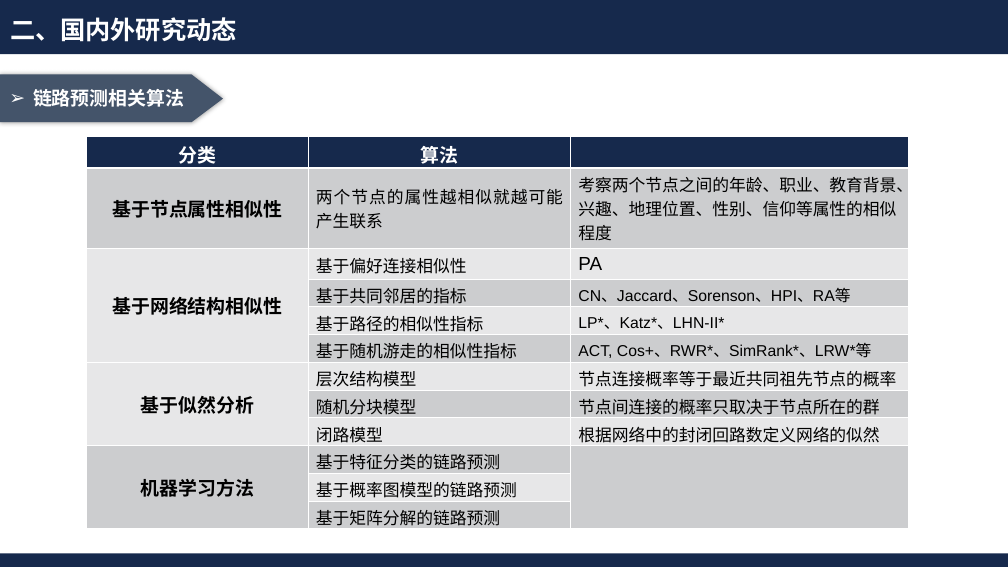
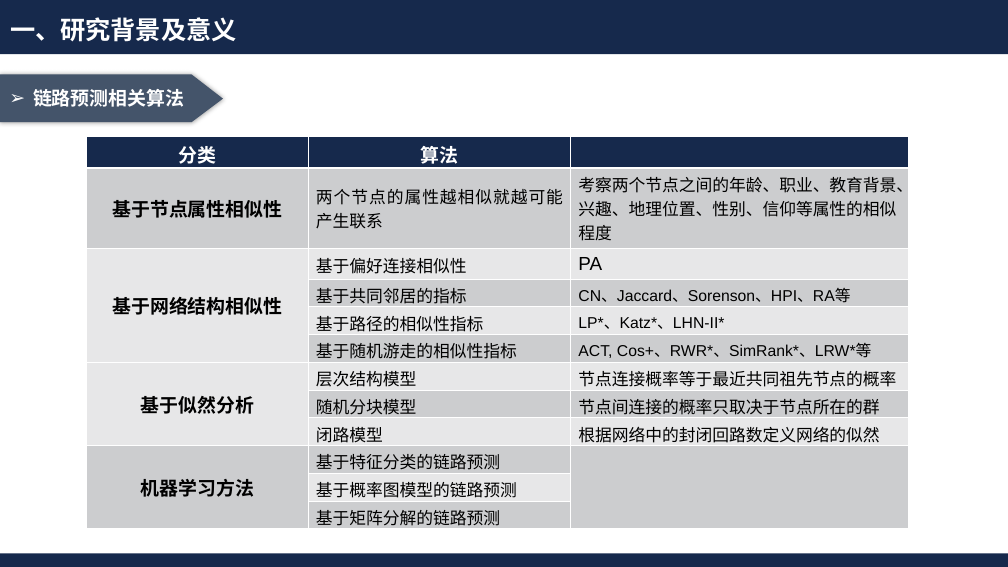
Before and after one commit to Akihi7777/day-day-up, a slide deck: slide 5 of 毕业近在咫尺/开题答辩.pptx (slide 6 before the commit). Drawn at 1008x567 pixels with LibreOffice and Linux fonts; fonts in the diff are those of the drawing; background and template pictures are left out. Boxes give left, top, right and bottom in pixels: in the first picture for what was removed or moved away, otherwise in the second. Text is boxed around its words. In the diff, an @@ line names an element or a change of style, - is before the commit and + after.

```diff
--- a/毕业近在咫尺/开题答辩.pptx
+++ b/毕业近在咫尺/开题答辩.pptx
@@ text at [10, 17, 237, 42]: text changed @@
-二、国内外研究动态
+一、研究背景及意义
```
Also in this commit, not shown: 6 other slides changed, 5 slides added, 9 slides removed, 1 other file.
